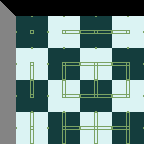
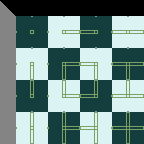
The second w=144, h=144 image is a revision of the first. Changes to its layers:
painted on "Layer #1" over 98, 30, 144, 130
